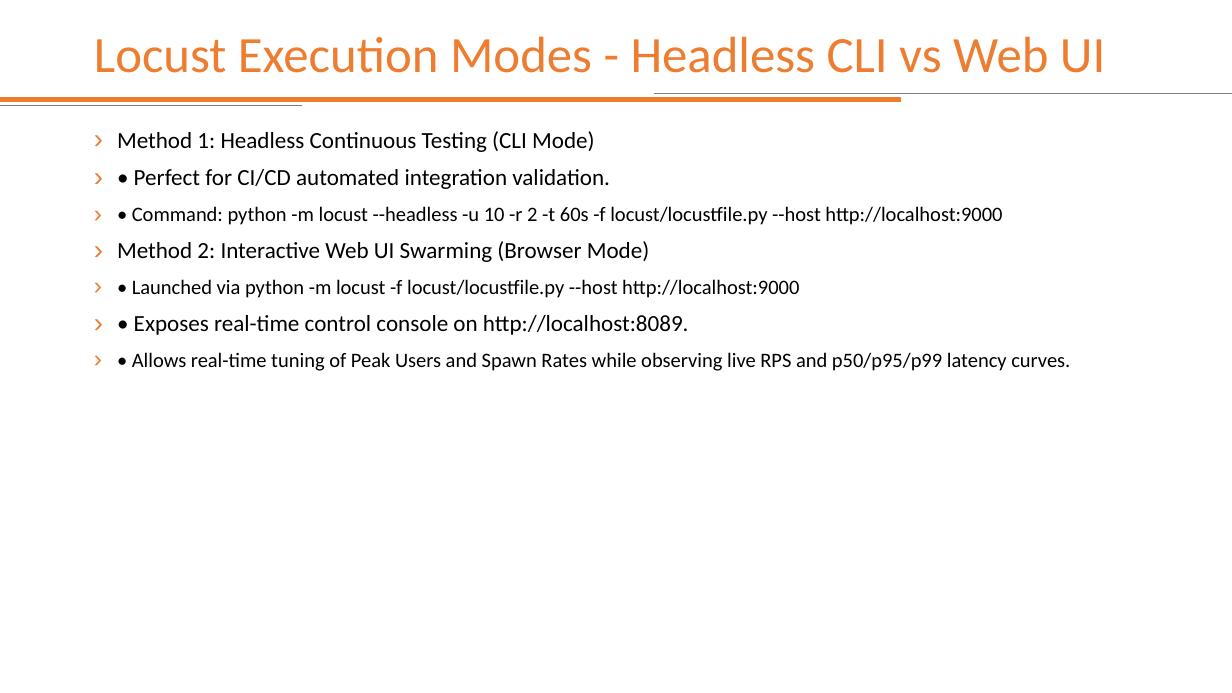
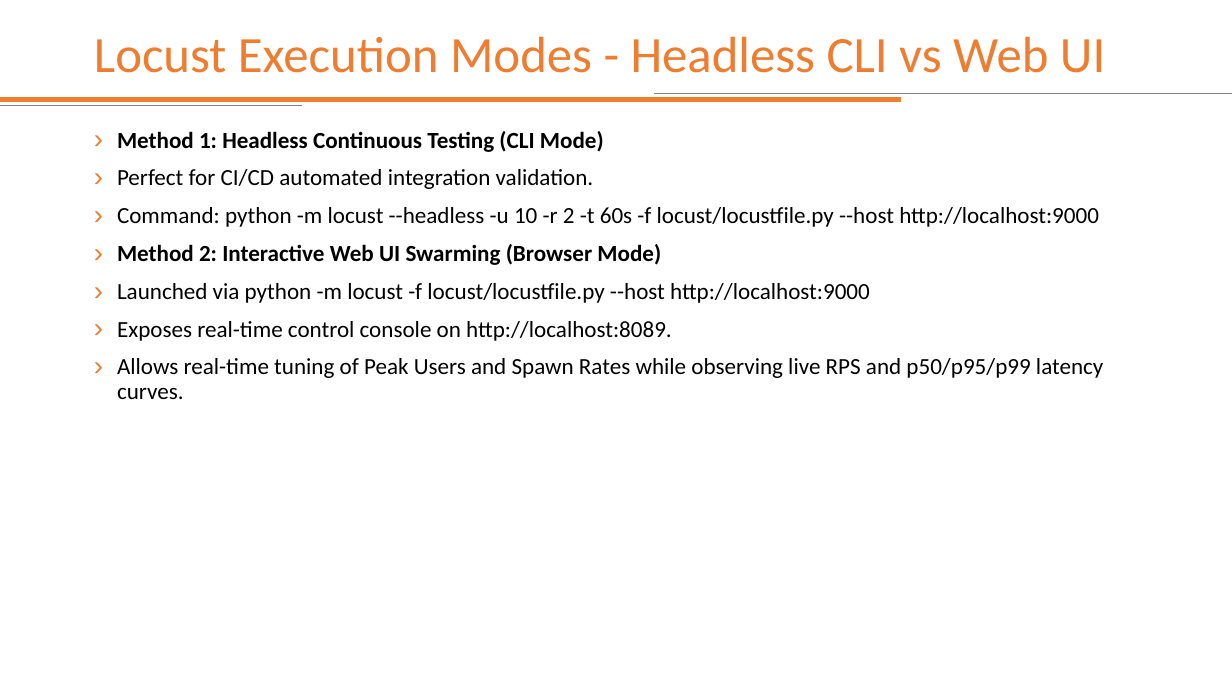
Before and after one commit to mattpat48/springboot-microservices-development, a slide deck: slide 66 of 8_3 - Developing Microservices - Complete_Edition.pptx. Drawn at 1232x693 pixels with LibreOffice and Linux fonts; fonts in the diff are those of the drawing. Boxes give left, top, right and bottom in pixels: in the first picture for what was removed or moved away, otherwise in the second. Text is boxed around its words. In the diff, an @@ line names an element or a change of style, - is before the commit and + after.

```diff
--- a/8_3 - Developing Microservices - Complete_Edition.pptx
+++ b/8_3 - Developing Microservices - Complete_Edition.pptx
@@ text at (117,131,661,265): bold on in "Method 1: Headless Continuous Testing (CLI Mode)", "Method 2: Interactive Web UI Swarming (Browser ..." @@
@@ text at (117,169,1099,227): text changed; size 16 to 18 pt @@
-› • Perfect for CI/CD automated integration validation.
-› • Command: python -m locust --headless -u 10 -r 2 -t 60s -f locust/locustfile.py --host http://localhost:9000
+› Perfect for CI/CD automated integration validation.
+› Command: python -m locust --headless -u 10 -r 2 -t 60s -f locust/locustfile.py --host http://localhost:9000
@@ text at (117,283,1103,399): text changed; size 16 to 18 pt @@
-› • Launched via python -m locust -f locust/locustfile.py --host http://localhost:9000
-› • Exposes real-time control console on http://localhost:8089.
-› • Allows real-time tuning of Peak Users and Spawn Rates while observing live RPS and p50/p95/p99 latency curves.
+› Launched via python -m locust -f locust/locustfile.py --host http://localhost:9000
+› Exposes real-time control console on http://localhost:8089.
+› Allows real-time tuning of Peak Users and Spawn Rates while observing live RPS and p50/p95/p99 latency curves.
```
Also in this commit, not shown: 12 other slides changed.
